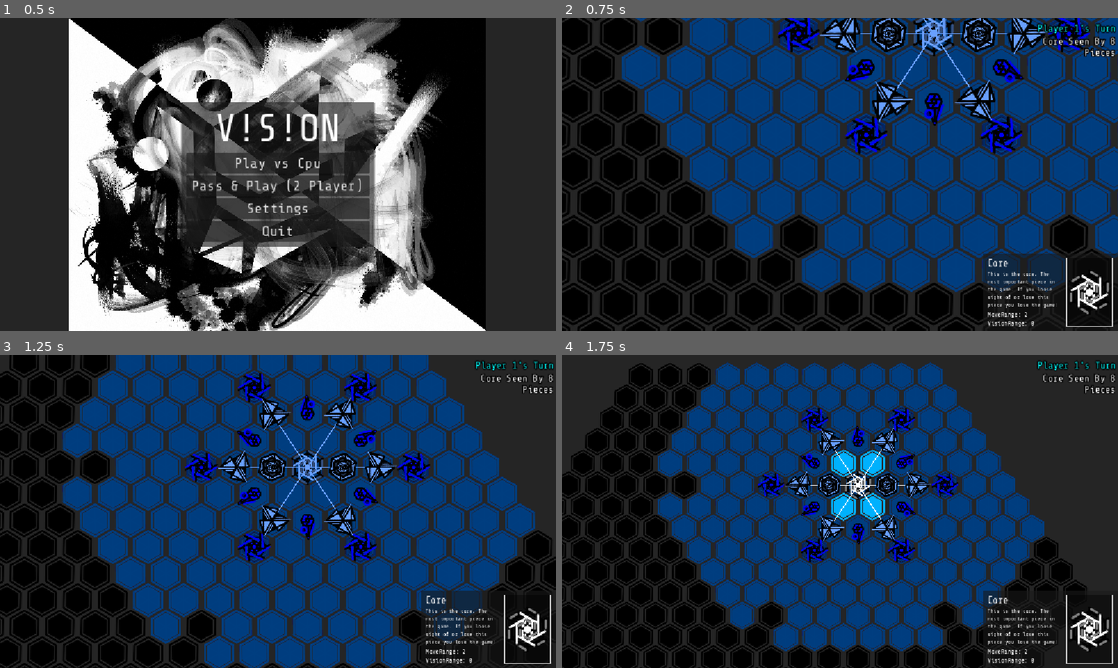
Above: before the commit, frames 1-4 (two rows, left to right).
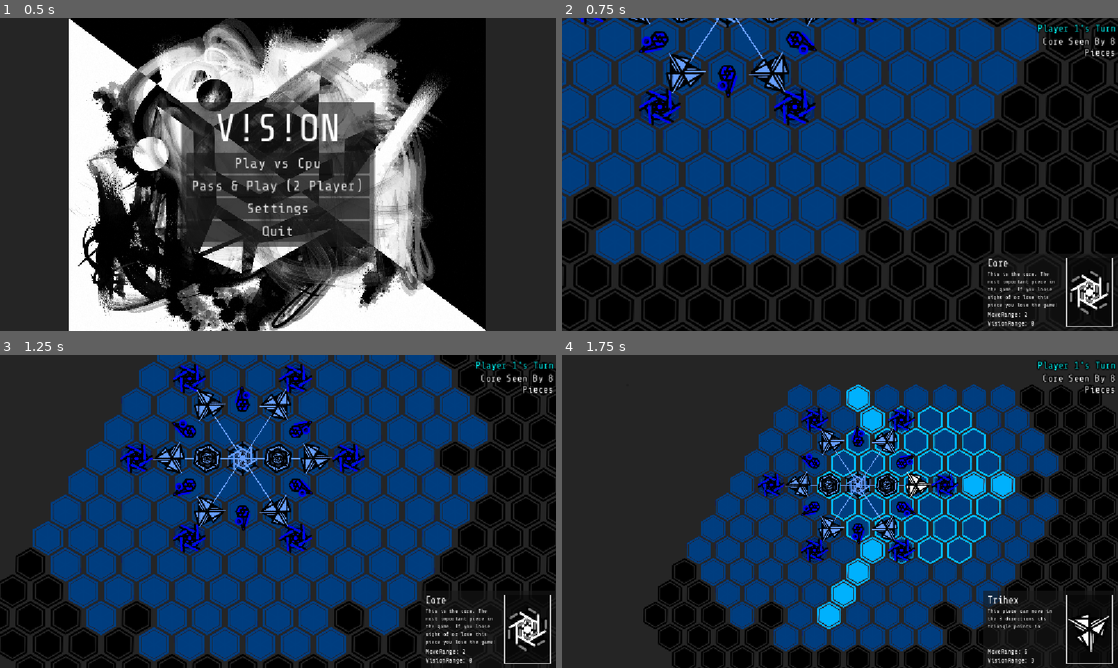
Above: after the commit, the same moments.

Repository: petesamerson/V-s-on
Game: Godot game, scene res://main_menu.tscn
Same seed, same stepped clock (60 frames per second), same inputs: the game is played once before the commit and once after it.
Inputs (mouse positions are in pixels of both pictures, inside the frame that each line leads up to):
- Up to frame 1 (0.5 s): no input
- Up to frame 2 (0.75 s): click "Play vs Cpu" at 0.5 s
- Up to frame 3 (1.25 s): no input
- Up to frame 4 (1.75 s): drag from (867, 467) to (923, 386) at 1.27 s

Frame 1 is identical in both runs. In frame 2, 61% of the frame differs, in the area x 0-100%, y 0-100%; in frame 3, 58%; in frame 4, 33%.

Commit message:
more difficult random spawns

Diff:
--- a/CPUPlayer.gd
+++ b/CPUPlayer.gd
@@ -145,6 +145,8 @@
     if recent_piece_ids.has(piece.get_instance_id()):
         score -= 14.0
 
+    score -= float(piece.piece_value) * 5.0
+
     return score
 
 
--- a/CorePiece.gd
+++ b/CorePiece.gd
@@ -17,6 +17,7 @@
 	move_range = 2
 	z_index = 0
 	powered = true
+	piece_value = 20
 
 
 func draw_vision_change():
@@ -56,7 +57,11 @@
 	board.deselect_all_pieces([self])
 	update_capture_on_board()
 
-func generate_possible_moves(cur_location: Vector2i) -> Array[Vector2i]:
+# is_enemy is to stop recursion stackoverflow
+func generate_possible_moves(cur_location: Vector2i, is_enemy: bool = false) -> Array[Vector2i]:
+	var enemy_player = 2 if owned_player == 1 else 1
+	if(!is_enemy):
+		board.regenerate_all_piece_moves(enemy_player, true)
 	cur_moves.clear()
 	for direction in range(6):
 		var raw_moves = board.get_line_from_center(cur_location, direction, move_range)
@@ -64,8 +69,11 @@
 			if board.cell_in_board(move) and move != cur_location:
 				if(!board.friendlyPieceExistsAtCell(owned_player,move)):
 					if(calculate_move_core_power(move) != 0):
-						if(!board.is_move_threatened(move, owned_player)):
+						if(is_enemy):
 							cur_moves.append(move)
+						else:
+							if(!board.is_move_threatened(move, owned_player)):
+								cur_moves.append(move)
 	return cur_moves
 
 func calculate_move_core_power(potential_move: Vector2i = get_cur_pos()):
--- a/EyePiece.gd
+++ b/EyePiece.gd
@@ -14,6 +14,7 @@
 	sprite.texture = preload("res://sprites/eye_piece.png")
 	vision_range = 4
 	move_range = 20
+	piece_value = 10
 
 
 func on_clicked() -> void:
--- a/HopPiece.gd
+++ b/HopPiece.gd
@@ -15,6 +15,7 @@
 	sprite.texture = preload("res://sprites/Hop1.png")
 	vision_range = 2
 	move_range = 2
+	piece_value = 1
 
 
 func draw_vision_change():
--- a/TowerRotatePiece.gd
+++ b/TowerRotatePiece.gd
@@ -18,6 +18,7 @@
 
 	vision_range = 5
 	move_range = 10
+	piece_value = 3
 
 var cur_direction: int = 5
 var cur_rotate: Array[Vector2i] = []
@@ -128,8 +129,8 @@
 	cur_rotate = []
 	if(board == null or position == null):
 		return []
-	if owned_player != board.current_player:
-		return []
+	# if owned_player != board.current_player:
+	# 	return []
 	var first_axis = board.get_line_from_center(cur_location, cur_direction, 10)
 	var second_axis = board.get_line_from_center(cur_location, (cur_direction + 1) % 6, 10)
 
--- a/TriangleEvenPiece.gd
+++ b/TriangleEvenPiece.gd
@@ -13,6 +13,8 @@
 func setup(inital_pos: Vector2i, b: TileMapLayer) -> void:
 	super.setup(inital_pos, b)
 	sprite.texture = preload("res://sprites/triangle_piece.png")
+
+	piece_value = 3
 
 
 func on_clicked() -> void:
--- a/TriangleOddPiece.gd
+++ b/TriangleOddPiece.gd
@@ -13,6 +13,7 @@
 
 	sprite.texture = preload("res://sprites/triangle_piece.png")
 	vision_range = 3
+	piece_value = 3
 
 func on_clicked() -> void:
 	if board == null or position == null:
--- a/board.gd
+++ b/board.gd
@@ -217,8 +217,16 @@
 var player_vision_tiles: Array[Array] = [[],[]]
 
 func spawn_all_pieces():
-	var spawn1 = get_line_from_center(Vector2i(10,10), 0, 5)
-	var spawn2 = get_line_from_center(Vector2i(10,10), 3, 5)
+	var num1 := randi_range(0, 5)
+	var num2 := randi_range(0, 5)
+
+	while (num2 == num1 || abs(num2 - num1) == 1):
+		num2 = randi_range(0, 5)
+
+	# num1 = 0
+	# num2 = 3
+	var spawn1 = get_line_from_center(Vector2i(10,10), num1, 6)
+	var spawn2 = get_line_from_center(Vector2i(10,10), num2, 6)
 
 
 	spawn_player_location(spawn1.get(spawn1.size() - 1), 1)
@@ -268,7 +276,9 @@
 
 	var tri_odd_piece_locations: Array[Vector2i] = []
 	for i in range(3):
-		tri_odd_piece_locations.append(get_line_end_from_center(center, i*2, 2))
+		# tri_odd_piece_locations.append(get_line_end_from_center(center, i*2, 2))
+		var line = get_line_from_center(center, i*2, 2)
+		tri_odd_piece_locations.append(line[2])
 	for i in range(3):
 		var tri_odd_piece := triangle_odd_piece_scene.instantiate() as TriangleOddPiece
 		tri_odd_piece.owned_player = player
@@ -282,7 +292,8 @@
 	var tri_even_piece_locations: Array[Vector2i] = []
 	for i in range(3):
 		var line = get_line_from_center(center, 1 + i*2, 2)
-		tri_even_piece_locations.append(line[line.size() - 1])
+		tri_even_piece_locations.append(line[2])
+		# tri_even_piece_locations.append(get_line_end_from_center(center, 1 + i*2, 2))
 	for i in range(3):
 		var tri_even_piece := triangle_even_piece_scene.instantiate() as TriangleEvenPiece
 		tri_even_piece.owned_player = player
@@ -450,35 +461,66 @@
 				return true
 	return false
 
+# func is_piece_under_attack(piece: Piece) -> bool:
+# 	var is_core = piece is CorePiece
+# 	var enemy_player = 2 if piece.owned_player == 1 else 1
+# 	for p in player_pieces[enemy_player - 1]:
+# 		var moves = p.generate_possible_moves(p.get_cur_pos())
+# 		if(moves.has(piece.get_cur_pos())):
+# 			# p.visible = true
+# 			if is_core:
+# 				p.update_piece_color()
+# 				p.visible = true
+# 				print("is_core visible check" + str(p.visible))
+# 				print(
+# 					"piece=", p.name,
+# 					" local_visible=", p.visible,
+# 					" visible_in_tree=", p.is_visible_in_tree(),
+# 					" sprite_visible=", p.sprite.visible,
+# 					" sprite_modulate=", p.sprite.modulate,
+# 					" global_position=", p.global_position,
+# 					" z_index=", p.z_index,
+# 					"cell=", p.get_cur_pos(),
+# 					" sprite_texture=", p.sprite.texture,
+# 					# " global_z=", p.sprite.get_canvas_item().get_index()
+# 				)
+# 			return true
+# 	return false
+
 func is_piece_under_attack(piece: Piece) -> bool:
-	var is_core = piece is CorePiece
-	var enemy_player = 2 if piece.owned_player == 1 else 1
-	for p in player_pieces[enemy_player - 1]:
-		if(p.cur_vision.has(piece.get_cur_pos())):
-			# p.visible = true
-			if is_core:
-				p.update_piece_color()
-				p.visible = true
-				print("is_core visible check" + str(p.visible))
-				print(
-					"piece=", p.name,
-					" local_visible=", p.visible,
-					" visible_in_tree=", p.is_visible_in_tree(),
-					" sprite_visible=", p.sprite.visible,
-					" sprite_modulate=", p.sprite.modulate,
-					" global_position=", p.global_position,
-					" z_index=", p.z_index,
-					"cell=", p.get_cur_pos(),
-					" sprite_texture=", p.sprite.texture,
-					# " global_z=", p.sprite.get_canvas_item().get_index()
-				)
-			return true
-	return false
+	var attacker_player := 2 if piece.owned_player == 1 else 1
+
+	# current_player = attacker_player
+	regenerate_all_piece_moves(attacker_player)
+
+	var target_cell := piece.get_cur_pos()
+	print("piece cell: " + str(target_cell) + " owned by player " + str(piece.owned_player))
+	var attacked := false
+
+	for attacker in player_pieces[attacker_player - 1]:
+		for move in attacker.cur_moves:
+			print("attacker: " + str(attacker) + " move: " + str(move))
+		if attacker.cur_moves.has(target_cell):
+			attacked = true
+			if piece is CorePiece:
+				attacker.visible = true
+			break
+
+	# current_player = previous_current_player
+	return attacked
+
+# is_enemy is to stop recursion stackoverflow
+func regenerate_all_piece_moves(player: int, is_enemy: bool = false):
+	for p in player_pieces[player - 1]:
+		if(p is CorePiece):
+			p.generate_possible_moves(p.get_cur_pos(), is_enemy)
+		else:
+			p.generate_possible_moves(p.get_cur_pos())
 
 func is_move_threatened(move: Vector2i, player: int) -> bool:
 	var enemy_player = 2 if player == 1 else 1
 	for p in player_pieces[enemy_player - 1]:
-		if p.cur_vision.has(move):
+		if p.cur_moves.has(move):
 			return true
 	return false
 
@@ -488,8 +530,8 @@
 	piece: Piece
 ) -> bool:
 	if(cell_in_board(move) && move != currentCell):
-		if(hasCellInVision(current_player, move)):
-			if(!friendlyPieceExistsAtCell(current_player,move)):
+		if(hasCellInVision(piece.owned_player, move)):
+			if(!friendlyPieceExistsAtCell(piece.owned_player,move)):
 				if(!does_move_unpower_core(piece, move)):
 					return true
 	return false
@@ -537,17 +579,20 @@
 		display_winner(determine_winner())
 
 	if(is_piece_under_attack(current_core) and !displayed_warning_text):
-		print("core under attack")
-		var text_timer := Timer.new()
-		text_timer.wait_time = 1.5
-		text_timer.one_shot = true
-		text_timer.timeout.connect(_on_core_attack_timer_timeout)
-		win_label.text = "Core Under Attack!"
-		# win_label.modulate = Color.RED
-		add_child(text_timer)
-		win_label.visible = true
-		displayed_warning_text = true
-		text_timer.start()
+		display_core_attack()
+
+func display_core_attack():
+	print("core under attack")
+	var text_timer := Timer.new()
+	text_timer.wait_time = 1.5
+	text_timer.one_shot = true
+	text_timer.timeout.connect(_on_core_attack_timer_timeout)
+	win_label.text = "Core Under Attack!"
+	# win_label.modulate = Color.RED
+	add_child(text_timer)
+	win_label.visible = true
+	displayed_warning_text = true
+	text_timer.start()
 
 func _on_core_attack_timer_timeout():
 	win_label.text = ""
--- a/piece.gd
+++ b/piece.gd
@@ -9,6 +9,7 @@
 var owned_player: int = 1
 var vision_range: int = 3
 var move_range: = 6
+var piece_value = 0
 var powered: bool = false
 
 @onready var area: Area2D = $Area2D
@@ -223,7 +224,8 @@
 		else:
 			for i in range(cur_moves.size()):
 				var old_move = cur_moves[i]
-				board.set_cell(old_move, old_selected_tile_ids[i], Vector2i(0,0))
+				if(old_selected_tile_ids.size() > i):
+					board.set_cell(old_move, old_selected_tile_ids[i], Vector2i(0,0))
 
 			selected = false
 			board.deselect_all_pieces([self])
@@ -252,11 +254,10 @@
 	var enemy_piece = board.get_enemy_piece_at_cell(move, enemy_player)
 	if enemy_piece != null:
 		board.remove_piece(enemy_piece)
-
-	if(old_selected_tile_ids.size() > 0):
 		for i in range(cur_moves.size()):
 			var old_move = cur_moves[i]
-			board.set_cell(old_move, old_selected_tile_ids[i], Vector2i(0,0))
+			if(old_selected_tile_ids.size() > i):
+				board.set_cell(old_move, old_selected_tile_ids[i], Vector2i(0,0))
 
 	cur_moves = []
 	old_selected_tile_ids = []
